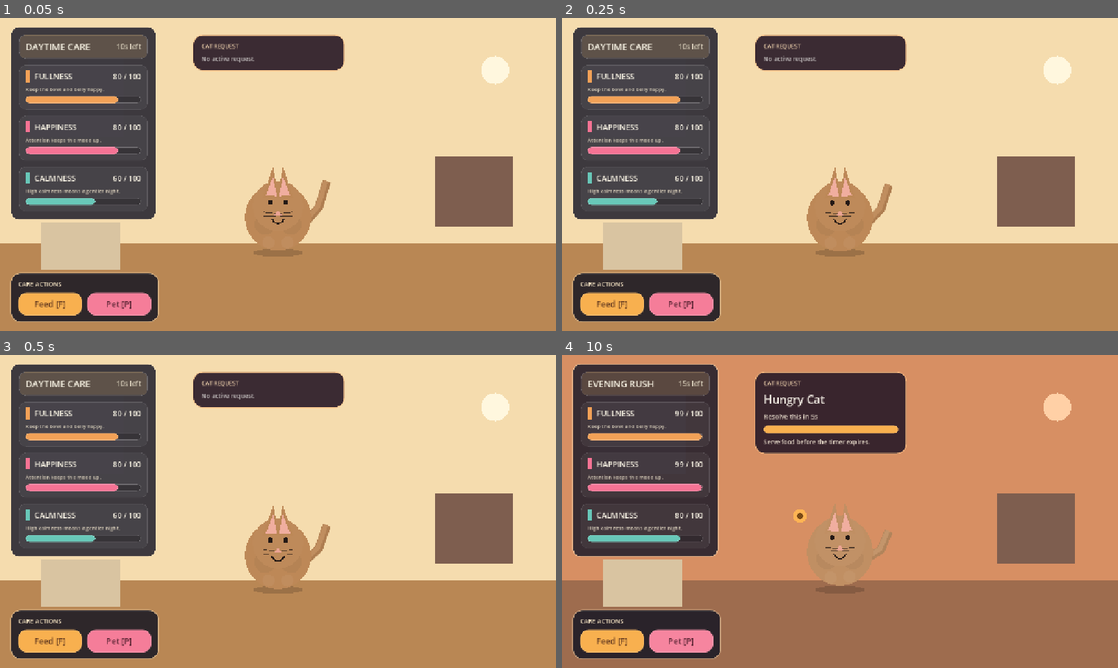
Above: before the commit, frames 1-4 (two rows, left to right).
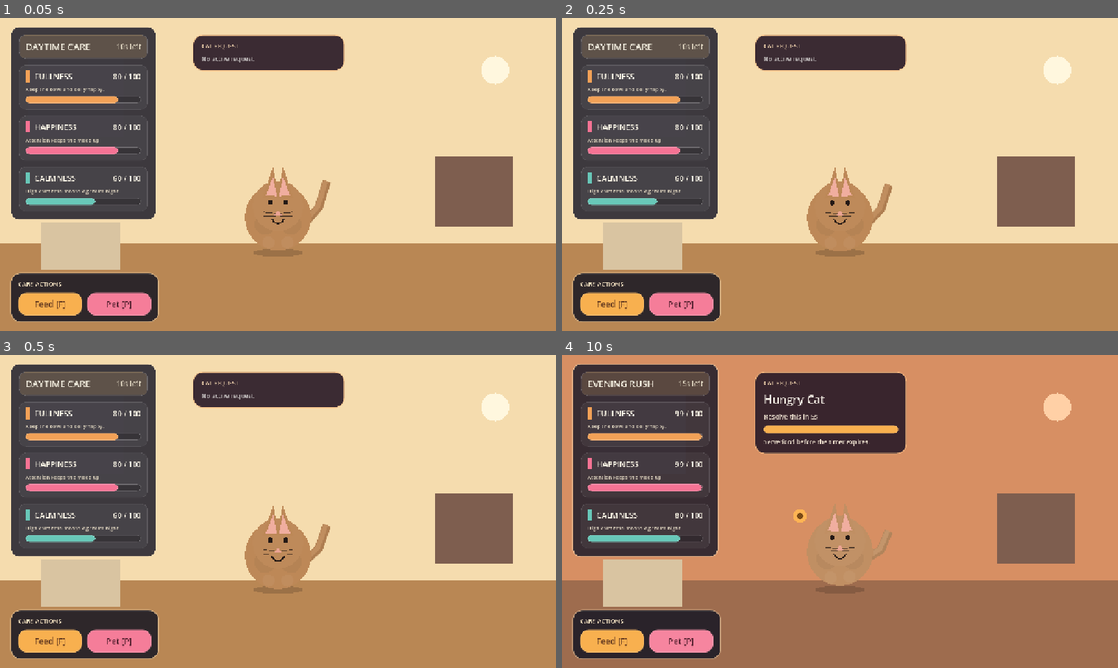
Above: after the commit, the same moments.

Repository: smiguelnet/cat-chaos
Game: Godot game, scene res://scenes/main/Main.tscn
Same seed, same stepped clock (60 frames per second), same inputs: the game is played once before the commit and once after it.
Inputs:
- Up to frame 1 (0.05 s): no input
- Up to frame 2 (0.25 s): no input
- Up to frame 3 (0.5 s): no input
- Up to frame 4 (10 s): click "Feed [F]" at 0.5 s; click "Pet [P]" at 1.25 s; click "Feed [F]" at 2 s; click "Pet [P]" at 2.75 s; click "Feed [F]" at 3.5 s; click "Pet [P]" at 4.25 s; hold F (feed) 5.03-5.78 s; tap P (pet) at 5.85, 7.35, 8.85 s; hold F (feed) 6.53-7.28 s; hold F (feed) 8.03-8.78 s; tap Enter at 8.75 s; tap Space at 9.5 s; hold F (feed) from 9.53 s (still down)

The runs differ from the first frame. In frame 1, 0.7% of the frame differs, in the area x 3-52%, y 8-93%; in frame 2, 0.7%; in frame 3, 0.7%; in frame 4, 1.0%, in the area x 3-56%, y 8-93%.

Commit message:
feat: update engine configuration, enhance cat mood states, and add .gitignore

Diff:
--- a/project.godot
+++ b/project.godot
@@ -1,29 +1,44 @@
 ; Engine configuration file.
-; It is best edited using the Godot editor when available.
+; It's best edited using the editor UI and not directly,
+; since the parameters that go here are not all obvious.
+;
+; Format:
+;   [section] ; section goes between []
+;   param=value ; assign values to parameters
 
 config_version=5
 
 [application]
 
 config/name="Cat Chaos"
+config/description="A small deterministic cat-care game built around a DAY -> EVENING -> NIGHT loop."
+config/version="0.1.0"
 run/main_scene="res://scenes/main/Main.tscn"
-config/features=PackedStringArray("4.2")
+config/features=PackedStringArray("4.6")
 config/icon="res://icon.svg"
 
 [display]
 
 window/size/viewport_width=1280
 window/size/viewport_height=720
+window/size/window_width_override=1280
+window/size/window_height_override=720
 window/stretch/mode="canvas_items"
-window/stretch/aspect="keep"
+window/handheld/orientation=1
 
 [input]
 
 feed={
 "deadzone": 0.5,
-"events": [Object(InputEventKey,"resource_local_to_scene":fa …(211 unchanged characters)… "location":0,"echo":false,"script":null)]
+"events": [Object(InputEventKey,"resource_local_to_scene":fa …(211 unchanged characters)… "location":0,"echo":false,"script":null)
+]
 }
 pet={
 "deadzone": 0.5,
-"events": [Object(InputEventKey,"resource_local_to_scene":fa …(211 unchanged characters)… "location":0,"echo":false,"script":null)]
+"events": [Object(InputEventKey,"resource_local_to_scene":fa …(211 unchanged characters)… "location":0,"echo":false,"script":null)
+]
 }
+
+[rendering]
+
+textures/canvas_textures/default_texture_filter=0
--- a/scripts/actors/cat.gd
+++ b/scripts/actors/cat.gd
@@ -23,7 +23,7 @@
 	if state.active_request == null and current_phase != TICK_SYSTEM.PHASE_NIGHT and mood == &"REQUESTING":
 		mood = &"IDLE"
 	if current_phase == TICK_SYSTEM.PHASE_NIGHT:
-		mood = &"SLEEPING"
+		mood = &"FURIOUS" if sleep_result == SLEEP_EVALUATOR.RESULT_DISTURBED_SLEEP else &"SLEEPING"
 	active_request_type = &"" if state.active_request == null else state.active_request["type"]
 	queue_redraw()
 
@@ -53,7 +53,7 @@
 
 func on_sleep_evaluated(result: StringName, _state) -> void:
 	sleep_result = result
-	mood = &"SLEEPING"
+	mood = &"FURIOUS" if result == SLEEP_EVALUATOR.RESULT_DISTURBED_SLEEP else &"SLEEPING"
 	queue_redraw()
 
 func _draw() -> void:
@@ -61,10 +61,13 @@
 	var shadow_alpha := 0.16 if current_phase != TICK_SYSTEM.PHASE_NIGHT else 0.24
 	var bob := _bob_amount()
 	var tail_sway := _tail_sway()
+	var rage_shake := _rage_shake()
 	var ear_tilt := sin(animation_time * 1.9) * 0.08
+	if mood == &"FURIOUS":
+		ear_tilt = -0.34 + sin(animation_time * 9.0) * 0.03
 	var blink := _blink_amount()
-	var head_offset := Vector2(0, -8 + bob * 0.7)
-	var body_center := Vector2(0, 18 + bob)
+	var head_offset := Vector2(0, -8 + bob * 0.7) + rage_shake
+	var body_center := Vector2(0, 18 + bob) + rage_shake * 0.7
 	var body_scale := Vector2(1.0, 1.0 + _breath_amount() * 0.03)
 
 	draw_set_transform(Vector2(0, 100), 0.0, Vector2(2.6, 0.44))
@@ -113,7 +116,7 @@
 	draw_colored_polygon(
 		PackedVector2Array([
 			center + Vector2(-28, -24),
-			center + Vector2(-12 + ear_tilt * 10.0, -66),
+			center + Vector2(-12 + ear_tilt * 10.0, -66 + abs(ear_tilt) * 10.0),
 			center + Vector2(-2, -22),
 		]),
 		Color("f0ae9f")
@@ -121,7 +124,7 @@
 	draw_colored_polygon(
 		PackedVector2Array([
 			center + Vector2(28, -24),
-			center + Vector2(12 - ear_tilt * 10.0, -66),
+			center + Vector2(12 - ear_tilt * 10.0, -66 + abs(ear_tilt) * 10.0),
 			center + Vector2(2, -22),
 		]),
 		Color("f0ae9f")
@@ -138,6 +141,11 @@
 	if mood == &"SLEEPING":
 		draw_line(center + Vector2(-22, -8), center + Vector2(-8, -6), eye_color, 4.0)
 		draw_line(center + Vector2(8, -6), center + Vector2(22, -8), eye_color, 4.0)
+	elif mood == &"FURIOUS":
+		draw_line(center + Vector2(-28, -2), center + Vector2(-10, -12), eye_color, 5.0)
+		draw_line(center + Vector2(10, -12), center + Vector2(28, -2), eye_color, 5.0)
+		draw_line(center + Vector2(-30, -16), center + Vector2(-6, -22), Color("241915", 0.9), 3.0)
+		draw_line(center + Vector2(6, -22), center + Vector2(30, -16), Color("241915", 0.9), 3.0)
 	else:
 		if eye_open < 0.35:
 			draw_line(center + Vector2(-24, -8), center + Vector2(-10, -7), eye_color, 4.0)
@@ -156,7 +164,11 @@
 		Color("eba494")
 	)
 
-	if mood == &"UPSET":
+	if mood == &"FURIOUS":
+		draw_arc(center + Vector2(0, 34), 10.0, PI + 0.12, TAU - 0.12, 14, eye_color, 4.0)
+		draw_line(center + Vector2(-8, 24), center + Vector2(-12, 38), eye_color, 2.0)
+		draw_line(center + Vector2(8, 24), center + Vector2(12, 38), eye_color, 2.0)
+	elif mood == &"UPSET":
 		draw_arc(center + Vector2(0, 28), 12.0, PI + 0.3, TAU - 0.3, 12, eye_color, 3.0)
 	elif mood == &"SATISFIED":
 		draw_arc(center + Vector2(0, 24), 16.0, 0.3, PI - 0.3, 16, eye_color, 3.0)
@@ -208,8 +220,11 @@
 		draw_arc(head_center + Vector2(0, -96), 18.0, 0.2, PI - 0.2, 16, Color("fff3b1"), 3.0)
 		draw_arc(head_center + Vector2(30, -82), 10.0, 0.2, PI - 0.2, 14, Color("fff3b1", 0.8), 2.0)
 	elif sleep_result == SLEEP_EVALUATOR.RESULT_DISTURBED_SLEEP:
-		draw_line(head_center + Vector2(-16, -108), head_center + Vector2(-2, -90), Color("d4b4ff"), 3.0)
-		draw_line(head_center + Vector2(-2, -90), head_center + Vector2(12, -108), Color("d4b4ff"), 3.0)
+		var anger_wave := sin(animation_time * 11.0) * 4.0
+		draw_line(head_center + Vector2(-18, -112), head_center + Vector2(-2, -90 + anger_wave), Color("ff6d57"), 4.0)
+		draw_line(head_center + Vector2(-2, -90 + anger_wave), head_center + Vector2(14, -114), Color("ff6d57"), 4.0)
+		draw_line(head_center + Vector2(18, -104), head_center + Vector2(30, -126 + anger_wave * 0.5), Color("ff9c57"), 4.0)
+		draw_line(head_center + Vector2(30, -126 + anger_wave * 0.5), head_center + Vector2(40, -100), Color("ff9c57"), 4.0)
 
 func _fur_color() -> Color:
 	var fur_color := Color("bd8857")
@@ -222,6 +237,8 @@
 		fur_color = Color("d9a76a")
 	elif mood == &"UPSET":
 		fur_color = Color("8e6c5a")
+	elif mood == &"FURIOUS":
+		fur_color = Color("8c5a56")
 	return fur_color
 
 func _bob_amount() -> float:
@@ -232,6 +249,8 @@
 			return sin(animation_time * 3.1) * 3.5
 		&"UPSET":
 			return sin(animation_time * 5.0) * 2.0
+		&"FURIOUS":
+			return sin(animation_time * 12.0) * 3.8
 		&"SLEEPING":
 			return sin(animation_time * 1.3) * 2.5
 		_:
@@ -240,6 +259,8 @@
 func _breath_amount() -> float:
 	if mood == &"SLEEPING":
 		return sin(animation_time * 1.2) * 1.4
+	if mood == &"FURIOUS":
+		return sin(animation_time * 10.0) * 0.4
 	return sin(animation_time * 2.0) * 1.0
 
 func _tail_sway() -> float:
@@ -248,6 +269,8 @@
 			return sin(animation_time * 5.2) * 1.0
 		&"UPSET":
 			return sin(animation_time * 7.0) * 1.15
+		&"FURIOUS":
+			return sin(animation_time * 13.0) * 1.6
 		&"SLEEPING":
 			return sin(animation_time * 0.9) * 0.2
 		_:
@@ -256,6 +279,8 @@
 func _blink_amount() -> float:
 	if mood == &"SLEEPING":
 		return 1.0
+	if mood == &"FURIOUS":
+		return 0.0
 
 	var cycle := fposmod(animation_time, 4.8)
 	if cycle > 3.08 and cycle < 3.24:
@@ -263,3 +288,11 @@
 	if cycle > 3.32 and cycle < 3.46:
 		return 1.0
 	return 0.0
+
+func _rage_shake() -> Vector2:
+	if mood != &"FURIOUS":
+		return Vector2.ZERO
+	return Vector2(
+		sin(animation_time * 19.0) * 3.4,
+		cos(animation_time * 16.0) * 1.6
+	)
Not shown, added: icon.svg.import
Not shown, added: scripts/actors/cat.gd.uid
Not shown, added: scripts/actors/environment.gd.uid
Not shown, added: scripts/actors/player.gd.uid
Not shown, added: scripts/gameplay/game_config.gd.uid
Not shown, added: scripts/gameplay/game_manager.gd.uid
Not shown, added: scripts/gameplay/game_state.gd.uid
Not shown, added: scripts/main/main.gd.uid
Not shown, added: systems/request_system.gd.uid
Not shown, added: systems/sleep_evaluator.gd.uid
Not shown, added: systems/tick_system.gd.uid
Not shown, added: tests/integration/test_full_cycle.gd.uid
(and 8 more such lines)
